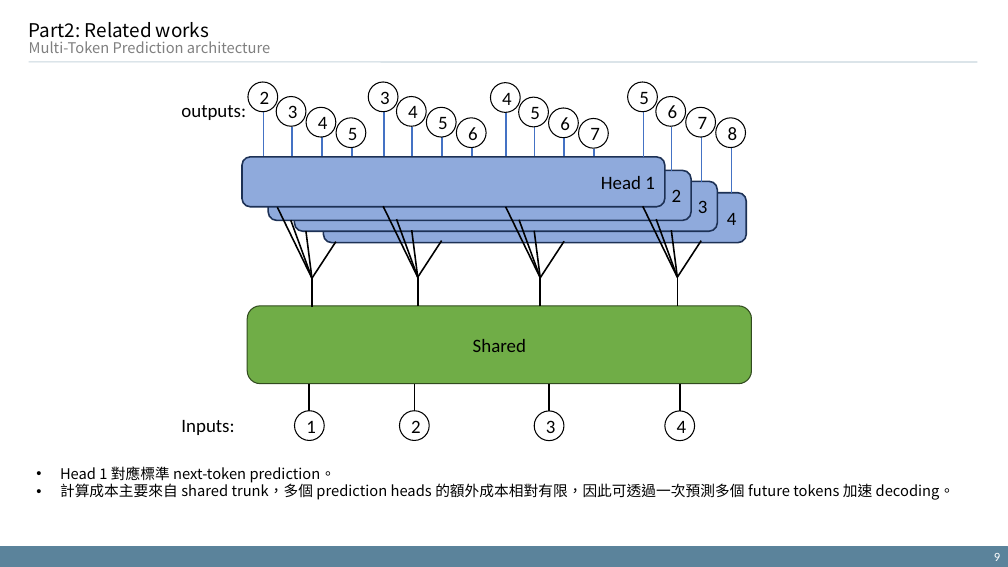
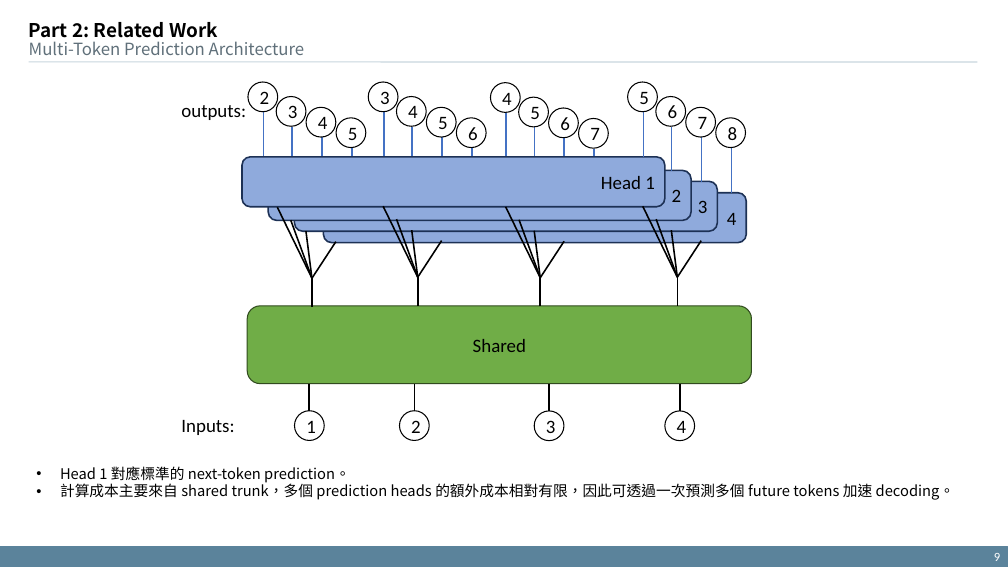
Before and after one commit to xdfg12456/llama-mtp, a slide deck: slide 9 of doc/mtp_with_consistency_method_v2.pptx. Drawn at 1008x567 pixels with LibreOffice and Linux fonts; fonts in the diff are those of the drawing. Boxes give left, top, right and bottom in pixels: in the first picture for what was removed or moved away, otherwise in the second. Text is boxed around its words. In the diff, an @@ line names an element or a change of style, - is before the commit and + after.

```diff
--- a/doc/mtp_with_consistency_method_v2.pptx
+++ b/doc/mtp_with_consistency_method_v2.pptx
@@ text at (29,22,218,42): text changed; bold on @@
-Part2: Related works
+Part 2: Related Work
@@ text at (29,41,305,55): text changed; size 14 to 16 pt; text colour #808080 to #60707A @@
-Multi-Token Prediction architecture
+Multi-Token Prediction Architecture
@@ text at (60,466,350,483): text changed @@
-• Head 1 對應標準 next-token prediction。
+• Head 1 對應標準的 next-token prediction。
```
Also in this commit, not shown: 23 other slides changed.
